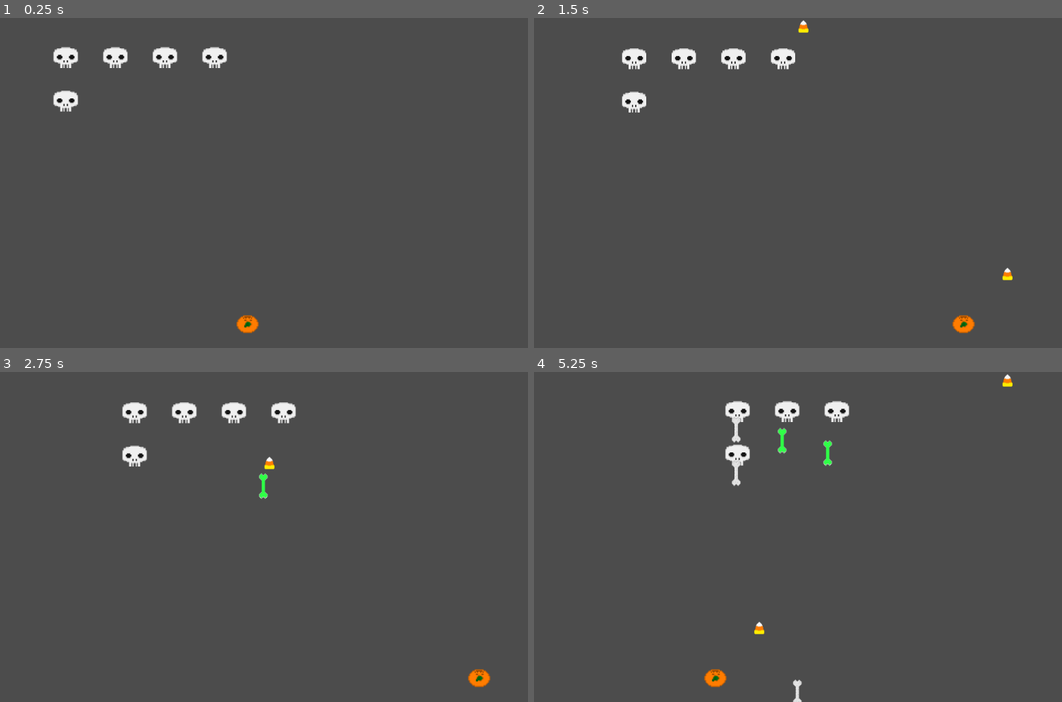
Above: before the commit, frames 1-4 (two rows, left to right).
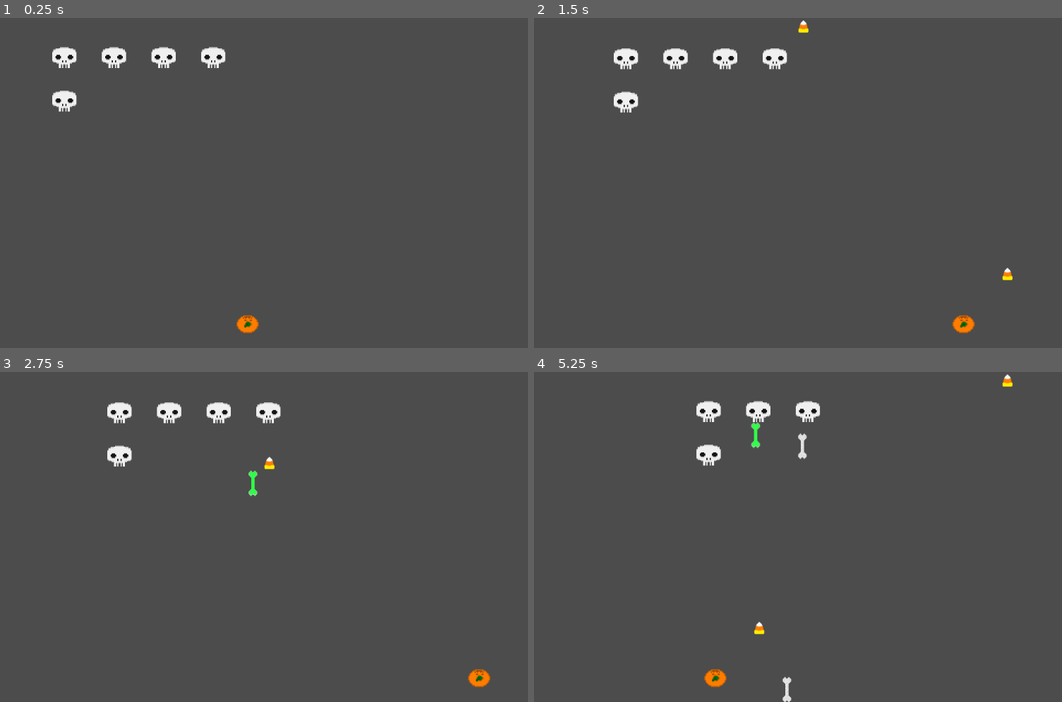
Above: after the commit, the same moments.

Repository: jdibble21/MJ-Spooky-Invaders
Game: Godot game, scene res://src/Level.tscn
Same seed, same stepped clock (60 frames per second), same inputs: the game is played once before the commit and once after it.
Inputs:
- Up to frame 1 (0.25 s): no input
- Up to frame 2 (1.5 s): hold Right (move_right) 0.53-1.28 s; tap Space (fire) at 0.6, 1.35 s; hold Left (move_left) from 1.28 s (still down)
- Up to frame 3 (2.75 s): release Left (move_left) at 2.03 s; hold Right (move_right) from 2.03 s (still down); tap Space (fire) at 2.1 s
- Up to frame 4 (5.25 s): tap Space (fire) every 0.75 s from 2.85 to 5.1 s; release Right (move_right) at 3.53 s; hold Left (move_left) from 3.53 s (still down)

The runs differ from the first frame. In frame 1, 0.5% of the frame differs, in the area x 9-44%, y 8-29%; in frame 2, 1.3%; in frame 3, 2.0%; in frame 4, 2.4%, in the area x 30-60%, y 8-100%.

Commit message:
Add bonus spawn

Diff:
--- /dev/null
+++ b/project/src/BonusEnemy.gd
@@ -0,0 +1,25 @@
+extends KinematicBody2D
+
+signal bonus_destroyed
+const SPEED := 200
+
+var _current_pos := Vector2()
+
+func _ready():
+	$AnimationPlayer.play("moving_right")
+	$AnimatedSprite.play("active")
+func _physics_process(delta):
+	pass
+
+
+func _on_HitBox_area_entered(area):
+	if area.is_in_group("player_bullet"):
+		emit_signal("bonus_destroyed")
+		print("BONUS HIT")
+		queue_free()
+
+
+func _on_animation_complete(_anim_name):
+	emit_signal("bonus_destroyed")
+	print("BONUS SELF DELETE")
+	queue_free()
--- /dev/null
+++ b/project/src/BonusEnemy.tscn
@@ -0,0 +1,60 @@
+[gd_scene load_steps=9 format=2]
+
+[ext_resource path="res://assets/character_sprites/skull_powerup_1.png" type="Texture" id=1]
+[ext_resource path="res://assets/character_sprites/skull_powerup_2.png" type="Texture" id=2]
+[ext_resource path="res://assets/character_sprites/skull_powerup_3.png" type="Texture" id=3]
+[ext_resource path="res://src/BonusEnemy.gd" type="Script" id=4]
+
+[sub_resource type="CircleShape2D" id=1]
+radius = 26.4401
+
+[sub_resource type="SpriteFrames" id=2]
+animations = [ {
+"frames": [ ExtResource( 1 ), ExtResource( 2 ), ExtResource( 3 ) ],
+"loop": true,
+"name": "active",
+"speed": 13.0
+} ]
+
+[sub_resource type="CircleShape2D" id=3]
+radius = 25.906
+
+[sub_resource type="Animation" id=4]
+resource_name = "moving_right"
+length = 2.0
+tracks/0/type = "value"
+tracks/0/path = NodePath(".:position")
+tracks/0/interp = 1
+tracks/0/loop_wrap = true
+tracks/0/imported = false
+tracks/0/enabled = true
+tracks/0/keys = {
+"times": PoolRealArray( 0, 0.5, 1, 1.5, 2 ),
+"transitions": PoolRealArray( 1, 1, 1, 1, 1 ),
+"update": 0,
+"values": [ Vector2( 0, 270 ), Vector2( 236.174, 397.279 ), Vector2( 486.489, 312.426 ), Vector2( 790.545, 455.262 ), Vector2( 1077.63, 206.36 ) ]
+}
+
+[node name="BonusEnemy" type="KinematicBody2D"]
+position = Vector2( 1077.63, 206.36 )
+script = ExtResource( 4 )
+__meta__ = {
+"_edit_group_": true
+}
+
+[node name="CollisionShape2D" type="CollisionShape2D" parent="."]
+shape = SubResource( 1 )
+
+[node name="AnimatedSprite" type="AnimatedSprite" parent="."]
+frames = SubResource( 2 )
+animation = "active"
+
+[node name="HitBox" type="Area2D" parent="."]
+
+[node name="CollisionShape2D" type="CollisionShape2D" parent="HitBox"]
+shape = SubResource( 3 )
+
+[node name="AnimationPlayer" type="AnimationPlayer" parent="."]
+anims/moving_right = SubResource( 4 )
+[connection signal="area_entered" from="HitBox" to="." method="_on_HitBox_area_entered"]
+[connection signal="animation_finished" from="AnimationPlayer" to="." method="_on_animation_complete"]
--- a/project/src/Enemy.gd
+++ b/project/src/Enemy.gd
@@ -10,6 +10,7 @@
 
 onready var raycaster = $PlayerChecker
 onready var _destroyed_sound = $DestroyedSound
+
 func _ready():
 	$AnimatedSprite.play("idle")
 
@@ -18,6 +19,9 @@
 	if _just_fired:
 		_fire_delay = _fire_delay + 0.01
 	if raycaster.is_colliding():
+		var collide_checker = raycaster.get_collision_point()
+		if collide_checker.y < 500:
+			return
 		if _fire_delay == 0:
 			_fire()
 			_just_fired = true
--- a/project/src/Enemy.tscn
+++ b/project/src/Enemy.tscn
@@ -36,8 +36,8 @@
 "invader",
 ]]
 light_mask = -2147483648
-collision_layer = 32
-collision_mask = 31
+collision_layer = 2147483649
+collision_mask = 2147483649
 script = ExtResource( 3 )
 
 [node name="CollisionShape2D" type="CollisionShape2D" parent="."]
--- a/project/src/Level.tscn
+++ b/project/src/Level.tscn
@@ -9,6 +9,7 @@
 script = ExtResource( 3 )
 
 [node name="Player" parent="." instance=ExtResource( 1 )]
+position = Vector2( 1.5874, 95.9937 )
 collision_layer = 31
 
 [node name="SpawnPoints" parent="." instance=ExtResource( 4 )]
--- a/project/src/Player.tscn
+++ b/project/src/Player.tscn
@@ -7,7 +7,11 @@
 radius = 19.7991
 
 [node name="Player" type="KinematicBody2D"]
+position = Vector2( -4, 113 )
 script = ExtResource( 1 )
+__meta__ = {
+"_edit_group_": true
+}
 
 [node name="Sprite" type="Sprite" parent="."]
 position = Vector2( 494.281, 556.679 )
--- a/project/src/SpawnPoints.gd
+++ b/project/src/SpawnPoints.gd
@@ -4,19 +4,26 @@
 extends Area2D
 
 const ENEMY = preload("res://src/Enemy.tscn")
+const BONUS_ENEMY = preload("res://src/BonusEnemy.tscn")
 const RESPAWN_DELAY = 2.5
-const SPEED = 50
+const BONUS_SPAWN_DELAY = 8
+const SPEED = 40
 
 var _current_velocity
 var _screen_edge_right
 var _screen_edge_left
 var _moving_left := true
+var _can_spawn_bonus := true
+var _bonus_active := false
+var _time_elapsed = 0.0
 
 onready var _spawn_one = $Spawn1.position
 onready var _spawn_two = $Spawn2.position
 onready var _spawn_three = $Spawn3.position
 onready var _spawn_four = $Spawn4.position
 onready var _spawn_five = $Spawn5.position
+onready var _bonus_one = $SpawnBonus1.position
+onready var _bonus_two = $SpawnBonus2.position
 
 func _ready():
 	var pos_array = [_spawn_one,_spawn_two,_spawn_three,_spawn_four,_spawn_five]
@@ -35,10 +42,36 @@
 	position += transform.x * _current_velocity * delta
 
 
+func _process(delta):
+	if _can_spawn_bonus:
+		_bonus_spawn()
+
+
 func _spawn(spawn_position):
 	var inst_enemy = ENEMY.instance()
 	add_child(inst_enemy)
 	inst_enemy.position = spawn_position
+
+
+func _bonus_spawn():
+	_can_spawn_bonus = false
+	var random_spawn = randi()%1+0
+	var timer = Timer.new()
+	timer.set_wait_time(BONUS_SPAWN_DELAY)
+	add_child(timer)
+	timer.start()
+	yield(timer, "timeout")
+	var new_bonus = BONUS_ENEMY.instance()
+	new_bonus.connect("bonus_destroyed",self,"_on_bonus_destroyed")
+	add_child(new_bonus)
+	if random_spawn == 0:
+		new_bonus.position = _bonus_one
+	if random_spawn == 1:
+		new_bonus.position = _bonus_two
+
+
+func _on_bonus_destroyed():
+	_can_spawn_bonus = true
 
 
 func _on_Spawn1_area_exited(area):
@@ -47,7 +80,6 @@
 		timer.set_wait_time(RESPAWN_DELAY)
 		add_child(timer)
 		timer.start()
-		print("about to respawn spawn1...")
 		yield(timer, "timeout")
 		_spawn(_spawn_one)
 
@@ -58,7 +90,6 @@
 		timer.set_wait_time(RESPAWN_DELAY)
 		add_child(timer)
 		timer.start()
-		print("about to respawn spawn2...")
 		yield(timer, "timeout")
 		_spawn(_spawn_two)
 
@@ -69,7 +100,6 @@
 		timer.set_wait_time(RESPAWN_DELAY)
 		add_child(timer)
 		timer.start()
-		print("about to respawn spawn3...")
 		yield(timer, "timeout")
 		_spawn(_spawn_three)
 
@@ -80,7 +110,6 @@
 		timer.set_wait_time(RESPAWN_DELAY)
 		add_child(timer)
 		timer.start()
-		print("about to respawn spawn4...")
 		yield(timer, "timeout")
 		_spawn(_spawn_four)
 
@@ -91,6 +120,5 @@
 		timer.set_wait_time(RESPAWN_DELAY)
 		add_child(timer)
 		timer.start()
-		print("about to respawn spawn5...")
 		yield(timer, "timeout")
 		_spawn(_spawn_five)
--- a/project/src/SpawnPoints.tscn
+++ b/project/src/SpawnPoints.tscn
@@ -8,6 +8,12 @@
 
 [sub_resource type="CircleShape2D" id=2]
 radius = 2.03885
+
+[sub_resource type="CircleShape2D" id=3]
+radius = 4.77113
+
+[sub_resource type="CircleShape2D" id=4]
+radius = 1.55321
 
 [node name="SpawnPoints" type="Area2D"]
 script = ExtResource( 1 )
@@ -66,6 +72,18 @@
 [node name="CollisionShape2D" type="CollisionShape2D" parent="Spawn8"]
 position = Vector2( 0.133652, 0.100037 )
 shape = SubResource( 2 )
+
+[node name="SpawnBonus1" type="Area2D" parent="."]
+position = Vector2( 0, 270 )
+
+[node name="CollisionShape2D" type="CollisionShape2D" parent="SpawnBonus1"]
+shape = SubResource( 3 )
+
+[node name="SpawnBonus2" type="Area2D" parent="."]
+position = Vector2( 1024, 270 )
+
+[node name="CollisionShape2D" type="CollisionShape2D" parent="SpawnBonus2"]
+shape = SubResource( 4 )
 [connection signal="area_exited" from="Spawn1" to="." method="_on_Spawn1_area_exited"]
 [connection signal="area_exited" from="Spawn2" to="." method="_on_Spawn2_area_exited"]
 [connection signal="area_exited" from="Spawn3" to="." method="_on_Spawn3_area_exited"]
Binary file added: project/assets/character_sprites/skull_powerup_1.png
Not shown, added: project/assets/character_sprites/skull_powerup_1.png.import
Binary file added: project/assets/character_sprites/skull_powerup_2.png
Not shown, added: project/assets/character_sprites/skull_powerup_2.png.import
Binary file added: project/assets/character_sprites/skull_powerup_3.png
Not shown, added: project/assets/character_sprites/skull_powerup_3.png.import
Not shown: 1 places in project/src/SpawnPoints.tscn that only renumber resources
